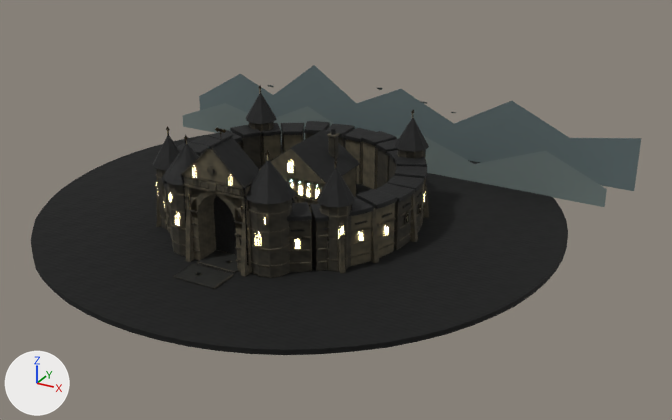
The glTF model public/assets/world/first-light-citadel.desktop.glb as it was, and as the next commit left it.
Rendered twice from a camera (50 mm lens) standing at (53.6, -87.3, 45.3) and looking at (4.9, 1.2, 1.1). Arrows for +X, +Y and +Z are at lower left; the lights stay in place. The first picture is the older version. Where no turn or scale is listed for an object, it has been applied to the vertices.

Names of what the first picture shows: 'Approach stone 1', 'Far Carpathians', 'Gate buttress setback cap L', 'Gate gable left roof edge', 'Gate upper beam', 'Near ridge', 'Terrain', 'VS01_Threshold_ROOT' and 1 more.
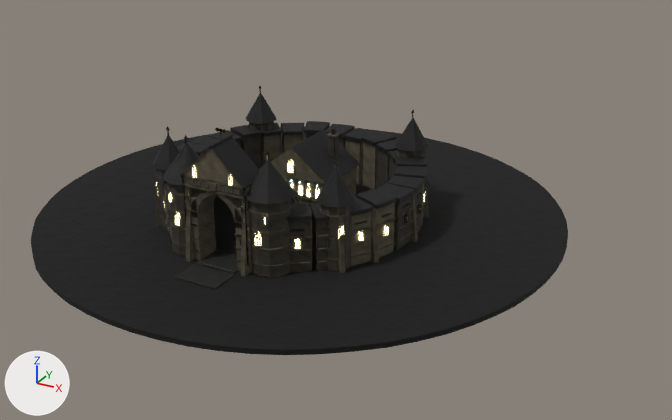
Where the change shows, as pixel boxes [x1, y1, x2, y2] in the pictures (672 x 420 px):
'Far Carpathians', deleted: before [199, 65, 641, 191]
'Gate buttress setback cap L', moved, rescaled: before [156, 122, 426, 277]; after [156, 122, 426, 278]
'Near ridge', deleted: before [183, 103, 607, 207]

The change in detail:
Object 'Far Carpathians' (ob_far_carpathians) is deleted.
Object 'Gate buttress setback cap L' (ob_gate_buttress_setback_cap_l) moves from (-581.71, 2.26, 6.74) to (-580.59, 2.29, 6.74).
Object 'Gate buttress setback cap L' (ob_gate_buttress_setback_cap_l) is rescaled from (597.0, 597.0, 597.0) to (596.0, 596.0, 596.0).
Object 'Near ridge' (ob_near_ridge) is deleted.
